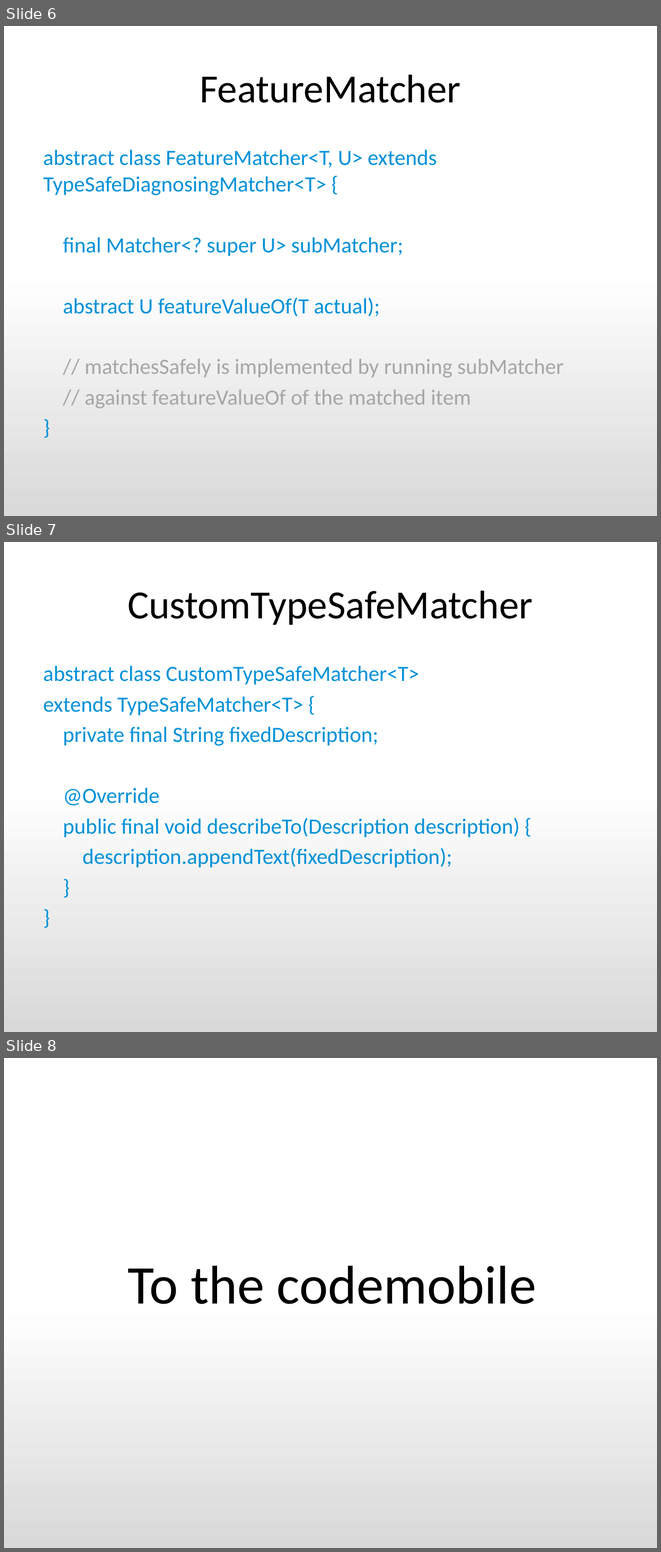
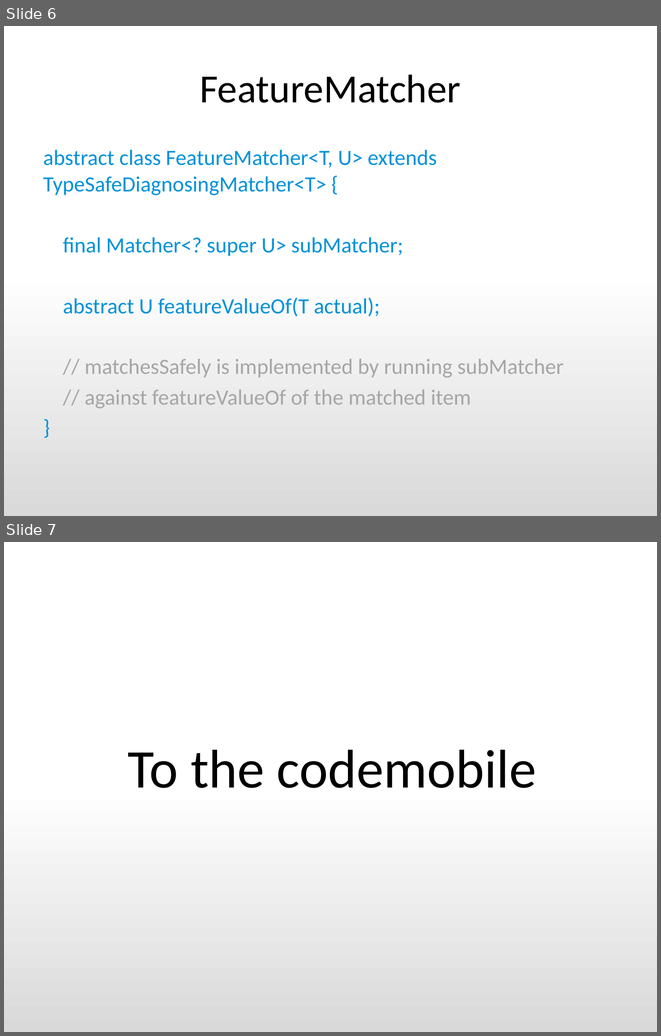
Before and after one commit to electricmonk/advanced-hamcrest, a slide deck: advanced-hamcrest.pptx. Shown one above the other, each under a label of ours: slides 6, 7 and 8 before the commit, slides 6 and 7 after it. The pictures are 661x1552 and 661x1036 pixels, drawn with LibreOffice and Linux fonts; fonts in the diff are those of the drawing; background and template pictures are left out. Boxes give left, top, right and bottom in pixels: in the first picture for what was removed or moved away, otherwise in the second. Text is boxed around its words. In the diff, an @@ line names an element or a change of style, - is before the commit and + after.

```diff
--- a/advanced-hamcrest.pptx
+++ b/advanced-hamcrest.pptx
@@ slide 7 removed at bbox=[4, 542, 657, 1032], background gradient #D9D9D9 to #FFFFFF @@
@@ title removed at bbox=[127, 590, 533, 625] @@
-CustomTypeSafeMatcher
@@ text removed at bbox=[43, 665, 520, 867] @@
-abstract class CustomTypeSafeMatcher<T>
-extends TypeSafeMatcher<T> {
-private final String fixedDescription;
-@Override
-public final void describeTo(Description description) {
-description.appendText(fixedDescription);
-}
-}
@@ what was slide 8 is now slide 7 @@
```
Also in this commit, not shown: 1 slide changed, 6 other files.
